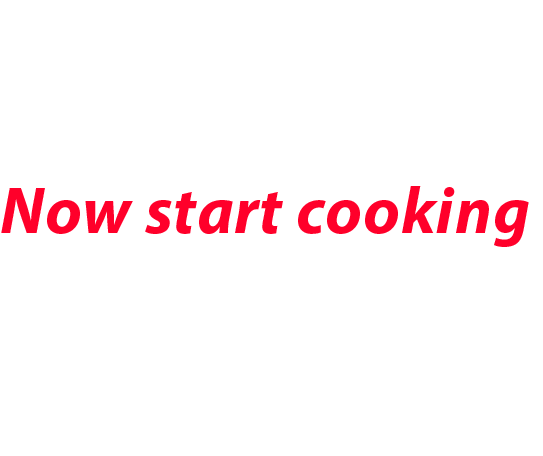
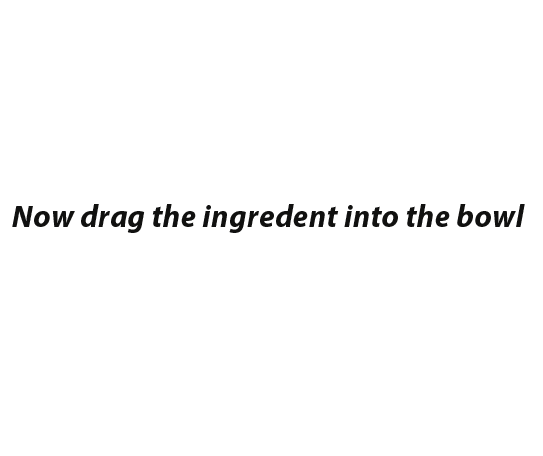
Two versions of the same layered image (543x456). Layer-by-layer changes:
renamed "Now start cooking" to "Now drag the ingredent into the bowl", painted on it over left=1, top=186, right=529, bottom=247
